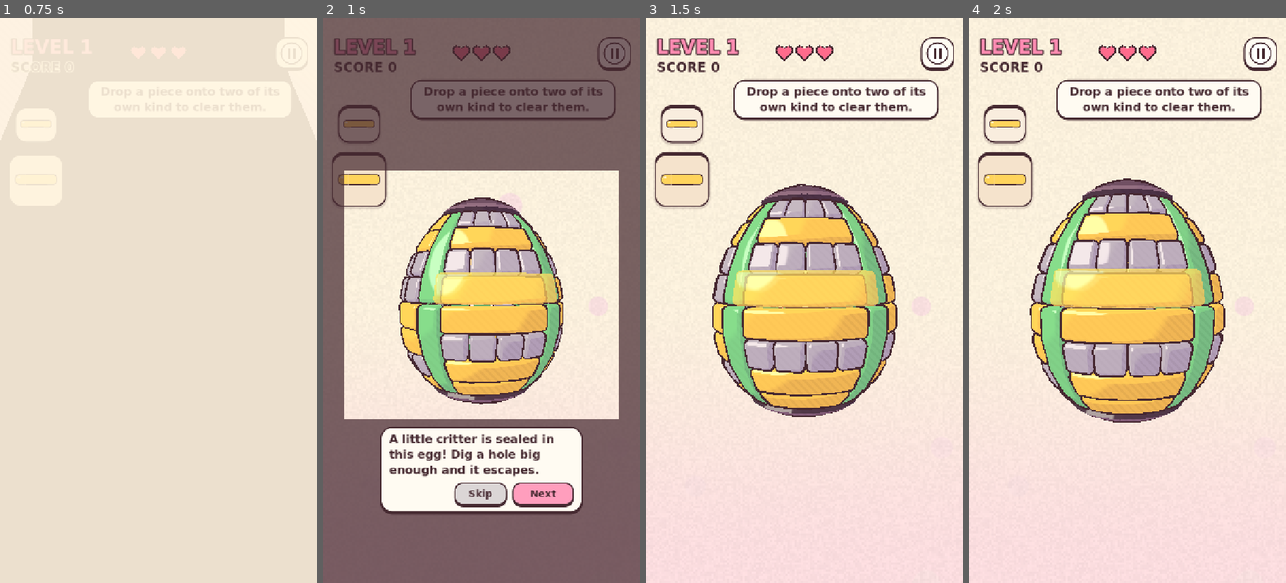
Above: before the commit, frames 1-4 (left to right).
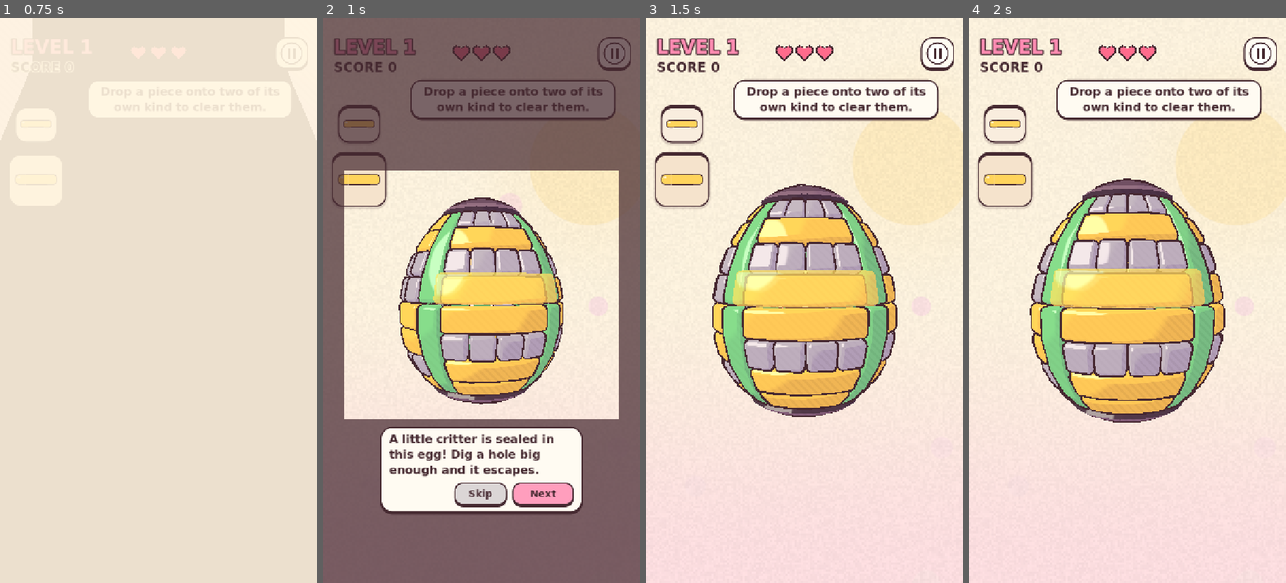
Above: after the commit, the same moments.

Repository: jvea03/tetrisphere-godot
Game: Godot game, scene res://scenes/opening.tscn
The game is run twice, just before and just after one commit, with the same random seed, the same clock (stepped at 60 frames per second) and the same inputs.
Inputs:
- Up to frame 1 (0.75 s): click "Skip" at 0.5 s
- Up to frame 2 (1 s): no input
- Up to frame 3 (1.5 s): click "Skip" at 1.25 s
- Up to frame 4 (2 s): no input

Frame 1 is identical in both runs. In frame 2, 2.2% of the frame differs, in the area x 65-94%, y 27-37%; in frame 3, 5.6%, in the area x 65-100%, y 16-37%; in frame 4, 5.6%.

Commit message:
Day and night cycle: the sky behind the egg changes every 10 levels
Morning (1-10), day, sunset, a starry night with a crescent moon, dawn
(41-50), then round again (TSToon.SKIES / sky_for_level). The background
shader takes the sky's gradient, dots (twinkling stars at night) and a sun
or moon; the key and ambient light tint a touch to match. At night the
score label turns cream so it reads on the dark sky.

Co-Authored-By: Claude Opus 5.5 <noreply@anthropic.com>

Diff:
--- a/scripts/game.gd
+++ b/scripts/game.gd
@@ -84,6 +84,9 @@
 var _ghost_root: Node3D
 var _eyes: Node3D
 var _creature: Node3D     # core + eyes: the character you are digging out
+var _env: Environment
+var _key_light: DirectionalLight3D
+var _sky_mat: ShaderMaterial   # the background: a sky for the time of day (TSToon.SKIES)
 var _escaping := false    # true while it flies out, before the win banner shows
 var _escape_tween: Tween
 var _cam_theta := 0.0
@@ -165,6 +168,7 @@
 	# a drawing does not have them -- and just a little ambient, so the shadow
 	# side keeps its lilac tone instead of washing out.
 	var env := Environment.new()
+	_env = env
 	env.background_mode = Environment.BG_COLOR
 	env.background_color = TSToon.PAPER
 	env.ambient_light_source = Environment.AMBIENT_SOURCE_COLOR
@@ -176,6 +180,7 @@
 	add_child(we)
 
 	var key := DirectionalLight3D.new()
+	_key_light = key
 	key.light_energy = 0.9
 	key.light_color = Color(1.0, 0.97, 0.92)
 	key.rotation_degrees = Vector3(-42.0, -35.0, 0.0)
@@ -194,7 +199,8 @@
 	var quad := QuadMesh.new()
 	quad.size = Vector2(200.0, 400.0)
 	paper.mesh = quad
-	paper.material_override = TSToon.paper()
+	_sky_mat = TSToon.paper()
+	paper.material_override = _sky_mat
 	paper.position = Vector3(0.0, 0.0, -90.0)
 	paper.cast_shadow = GeometryInstance3D.SHADOW_CASTING_SETTING_OFF
 	_camera.add_child(paper)
@@ -553,6 +559,7 @@
 		board.load_dict(baked)
 	_lbl_level.text = "DAILY EGG" if is_daily else "LEVEL %d" % current_level
 	_ties_seen = -1
+	_apply_sky()
 	state = State.PLAYING
 	if _escape_tween != null:
 		_escape_tween.kill()
@@ -613,6 +620,7 @@
 	last_event = "Welcome back!"
 	_lbl_level.text = "DAILY EGG" if is_daily else "LEVEL %d" % current_level
 	_ties_seen = -1
+	_apply_sky()
 	_face(_piece_centre())
 	view.rebuild()
 	_refresh_piece()
@@ -2239,3 +2247,17 @@
 	_ties_seen = left
 	_tie_pill.visible = _level_ties > 0
 	_tie_label.text = str(left)
+
+
+## The sky for this level's time of day -- every ten levels the day moves on,
+## morning to day to sunset to night to dawn (TSToon.sky_for_level) -- and the
+## light on the egg tinted to match.
+func _apply_sky() -> void:
+	var sky := TSToon.sky_for_level(current_level)
+	TSToon.apply_sky(_sky_mat, sky)
+	_key_light.light_color = sky["light"]
+	_env.ambient_light_color = sky["ambient"]
+	# Ink on a dark night sky is hard to read: the score turns cream, inked round.
+	var night := float(sky["stars"]) > 0.5
+	_lbl_score.add_theme_color_override("font_color", TSToon.PAPER if night else TSToon.INK)
+	_lbl_score.add_theme_color_override("font_outline_color", TSToon.INK if night else TSToon.PAPER)
--- a/scripts/toon.gd
+++ b/scripts/toon.gd
@@ -148,26 +148,45 @@
 shader_type spatial;
 render_mode unshaded, cull_disabled, shadows_disabled;
 
-uniform vec4 paper : source_color = vec4(1.0, 0.96, 0.88, 1.0);
-uniform vec4 blush : source_color = vec4(1.0, 0.88, 0.89, 1.0);
+uniform vec4 paper : source_color = vec4(1.0, 0.96, 0.88, 1.0);   // the sky at the top
+uniform vec4 blush : source_color = vec4(1.0, 0.88, 0.89, 1.0);   // ... and at the bottom
 uniform vec4 dots : source_color = vec4(0.99, 0.89, 0.89, 1.0);
 uniform float dot_px = 110.0;
+uniform float stars = 0.0;        // 1: the dots are small twinkling stars (night)
+uniform vec4 orb : source_color = vec4(1.0, 1.0, 1.0, 0.0);   // the sun or moon; alpha 0 for none
+uniform vec2 orb_uv = vec2(0.82, 0.24);
+uniform float orb_px = 54.0;
+uniform float crescent = 0.0;     // 1: a crescent moon
+uniform float grad_start = 0.45;  // how far down the sky starts to turn
 
 float hash(vec2 p) {
 	return fract(sin(dot(p, vec2(127.1, 311.7))) * 43758.5453);
 }
 
 void fragment() {
-	// Cream paper warming to pink toward the bottom.
-	vec3 col = mix(paper.rgb, blush.rgb, smoothstep(0.45, 1.0, SCREEN_UV.y));
-	// Scattered polka dots, one per grid cell, some cells left empty.
+	// The sky: top colour into bottom colour down the screen.
+	vec3 col = mix(paper.rgb, blush.rgb, smoothstep(grad_start, 1.0, SCREEN_UV.y));
+	// Scattered polka dots, one per grid cell, some cells left empty -- or at
+	// night, small stars twinkling at their own pace.
 	vec2 grid = FRAGCOORD.xy / dot_px;
 	vec2 cell = floor(grid);
 	vec2 centre = vec2(hash(cell), hash(cell + 7.0)) * 0.6 + 0.2;
-	float r = 0.08 + 0.06 * hash(cell + 3.0);
+	float r = mix(0.08 + 0.06 * hash(cell + 3.0), 0.03 + 0.03 * hash(cell + 3.0), stars);
 	float d = distance(fract(grid), centre);
-	float dot_mask = (1.0 - smoothstep(r - 0.015, r, d)) * step(0.5, hash(cell + 11.0));
+	float dot_mask = (1.0 - smoothstep(r - 0.015, r, d)) * step(mix(0.5, 0.35, stars), hash(cell + 11.0));
+	dot_mask *= mix(1.0, 0.55 + 0.45 * sin(TIME * (1.2 + 2.0 * hash(cell + 5.0)) + hash(cell) * 6.28), stars);
 	col = mix(col, dots.rgb, dot_mask);
+	// The sun or moon: a disc with a soft glow round it; a crescent moon has a
+	// bite taken out of it by a second disc of sky.
+	vec2 px = SCREEN_UV * VIEWPORT_SIZE;
+	vec2 at = orb_uv * VIEWPORT_SIZE;
+	float od = distance(px, at);
+	float disc = 1.0 - smoothstep(orb_px - 1.5, orb_px, od);
+	if (crescent > 0.5) {
+		disc *= smoothstep(orb_px * 0.82 - 1.5, orb_px * 0.82, distance(px, at + vec2(orb_px * 0.45, -orb_px * 0.3)));
+	}
+	float glow = (1.0 - smoothstep(orb_px, orb_px * 2.2, od)) * 0.25;
+	col = mix(col, orb.rgb, (disc + glow * (1.0 - disc)) * orb.a);
 	// Paper grain.
 	col *= 1.0 - 0.04 * hash(floor(FRAGCOORD.xy / 2.0));
 	ALBEDO = col;
@@ -216,6 +235,49 @@
 # camera. It is patterned by screen position, so it stays put as the ball
 # turns. (The Compatibility renderer ignores a 2D background layer, and gives
 # sky shaders no screen position, so a quad it is.)
+## The sky behind the egg, a day passing as the levels go by: each block of
+## SKY_LEVELS levels has its time of day, in this order, and then round again.
+## `top`/`bottom` are the sky's gradient, `dots` its polka dots (stars at
+## night), `orb` the sun or moon (alpha 0: none), `light` and `ambient` tint
+## the light on the egg a touch -- never enough to change a piece's colour.
+const SKY_LEVELS := 10
+const SKIES := [
+	{"name": "Morning", "top": Color(1.0, 0.96, 0.88), "bottom": Color(1.0, 0.88, 0.89), "grad": 0.45,
+		"dots": Color(0.99, 0.89, 0.89), "stars": 0.0, "orb": Color(1.0, 0.9, 0.66, 0.55), "orb_uv": Vector2(0.84, 0.26), "crescent": 0.0,
+		"light": Color(1.0, 0.97, 0.92), "ambient": Color(1.0, 0.92, 0.95)},
+	{"name": "Day", "top": Color(0.78, 0.9, 1.0), "bottom": Color(1.0, 0.97, 0.9), "grad": 0.1,
+		"dots": Color(0.9, 0.95, 1.0), "stars": 0.0, "orb": Color(1.0, 0.87, 0.45, 0.95), "orb_uv": Vector2(0.84, 0.22), "crescent": 0.0,
+		"light": Color(1.0, 0.99, 0.95), "ambient": Color(0.95, 0.96, 1.0)},
+	{"name": "Sunset", "top": Color(1.0, 0.76, 0.56), "bottom": Color(0.9, 0.66, 0.84), "grad": 0.1,
+		"dots": Color(1.0, 0.84, 0.68), "stars": 0.0, "orb": Color(1.0, 0.56, 0.36, 0.95), "orb_uv": Vector2(0.14, 0.74), "crescent": 0.0,
+		"light": Color(1.0, 0.9, 0.8), "ambient": Color(1.0, 0.88, 0.9)},
+	{"name": "Night", "top": Color(0.14, 0.13, 0.3), "bottom": Color(0.32, 0.25, 0.47), "grad": 0.1,
+		"dots": Color(1.0, 0.93, 0.7), "stars": 1.0, "orb": Color(0.99, 0.95, 0.82, 1.0), "orb_uv": Vector2(0.84, 0.24), "crescent": 1.0,
+		"light": Color(0.92, 0.93, 1.0), "ambient": Color(0.86, 0.86, 1.0)},
+	{"name": "Dawn", "top": Color(0.78, 0.74, 0.96), "bottom": Color(1.0, 0.85, 0.76), "grad": 0.15,
+		"dots": Color(0.9, 0.84, 0.99), "stars": 0.0, "orb": Color(1.0, 0.8, 0.6, 0.8), "orb_uv": Vector2(0.86, 0.74), "crescent": 0.0,
+		"light": Color(1.0, 0.95, 0.92), "ambient": Color(1.0, 0.92, 0.96)},
+]
+
+
+## The sky for a level: levels 1-10 morning, 11-20 day, 21-30 sunset, 31-40
+## night, 41-50 dawn, then morning again from 51.
+static func sky_for_level(level: int) -> Dictionary:
+	return SKIES[(maxi(level, 1) - 1) / SKY_LEVELS % SKIES.size()]
+
+
+## Paints the background material (from paper()) with a sky from SKIES.
+static func apply_sky(mat: ShaderMaterial, sky: Dictionary) -> void:
+	mat.set_shader_parameter("paper", sky["top"])
+	mat.set_shader_parameter("blush", sky["bottom"])
+	mat.set_shader_parameter("grad_start", sky["grad"])
+	mat.set_shader_parameter("dots", sky["dots"])
+	mat.set_shader_parameter("stars", sky["stars"])
+	mat.set_shader_parameter("orb", sky["orb"])
+	mat.set_shader_parameter("orb_uv", sky["orb_uv"])
+	mat.set_shader_parameter("crescent", sky["crescent"])
+
+
 static func paper() -> ShaderMaterial:
 	var shader := Shader.new()
 	shader.code = _PAPER
--- a/tests/meta_test.gd
+++ b/tests/meta_test.gd
@@ -21,6 +21,7 @@
 	_test_levels()
 	_test_boosters()
 	_test_level_music()
+	_test_skies()
 	print("")
 	print("ALL PASSED" if _failures == 0 else "%d FAILED" % _failures)
 	quit(0 if _failures == 0 else 1)
@@ -390,3 +391,13 @@
 	_check("each round of level songs plays all %d once" % TSSfx.LEVEL_MUSIC.size(), rounds_ok)
 	_check("no level song plays twice in a row", no_repeat)
 	_check("the order is shuffled round to round", distinct.size() > 1)
+
+
+# The sky behind the egg moves on every ten levels: morning, day, sunset,
+# night, dawn, then round again.
+func _test_skies() -> void:
+	var names: Array = []
+	for level in [1, 10, 11, 20, 21, 31, 41, 50, 51, 61]:
+		names.append(TSToon.sky_for_level(level)["name"])
+	_check("every ten levels the sky moves on a time of day, and cycles (%s)" % ", ".join(names),
+		names == ["Morning", "Morning", "Day", "Day", "Sunset", "Night", "Dawn", "Dawn", "Morning", "Day"])
Not shown, changed: README.md
